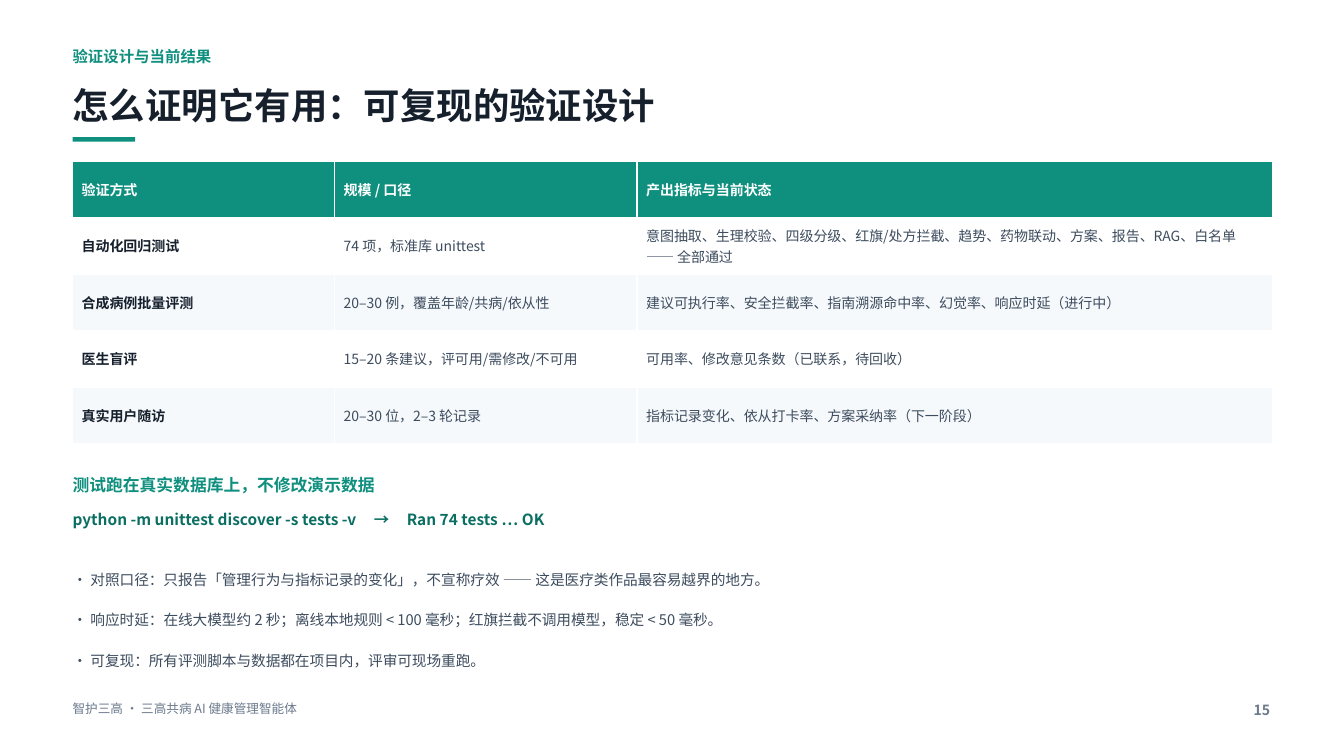
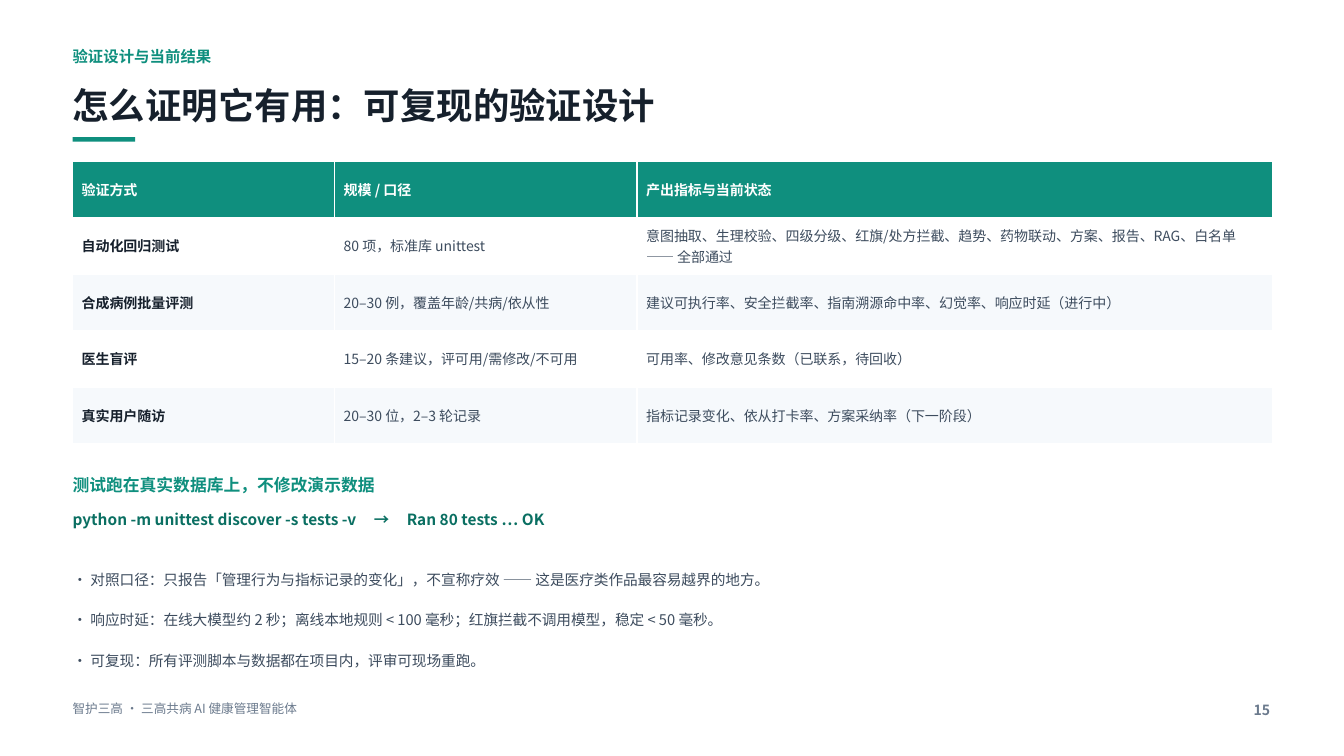
Before and after one commit to zxhyf/zhihu-sangao, a slide deck: slide 15 of docs/智护三高_参赛作品说明.pptx. Drawn at 1344x756 pixels with LibreOffice and Linux fonts; fonts in the diff are those of the drawing. Boxes give left, top, right and bottom in pixels: in the first picture for what was removed or moved away, otherwise in the second. Text is boxed around its words. In the diff, an @@ line names an element or a change of style, - is before the commit and + after.

```diff
--- a/docs/智护三高_参赛作品说明.pptx
+++ b/docs/智护三高_参赛作品说明.pptx
@@ table at bbox=[73, 161, 1272, 444] @@
-row 2, column 2: 74 项，标准库 unittest
+row 2, column 2: 80 项，标准库 unittest
@@ text at bbox=[73, 512, 544, 529]: text changed @@
-python -m unittest discover -s tests -v → Ran 74 tests … OK
+python -m unittest discover -s tests -v → Ran 80 tests … OK
```
Also in this commit, not shown: 2 other slides changed, 19 other files.
